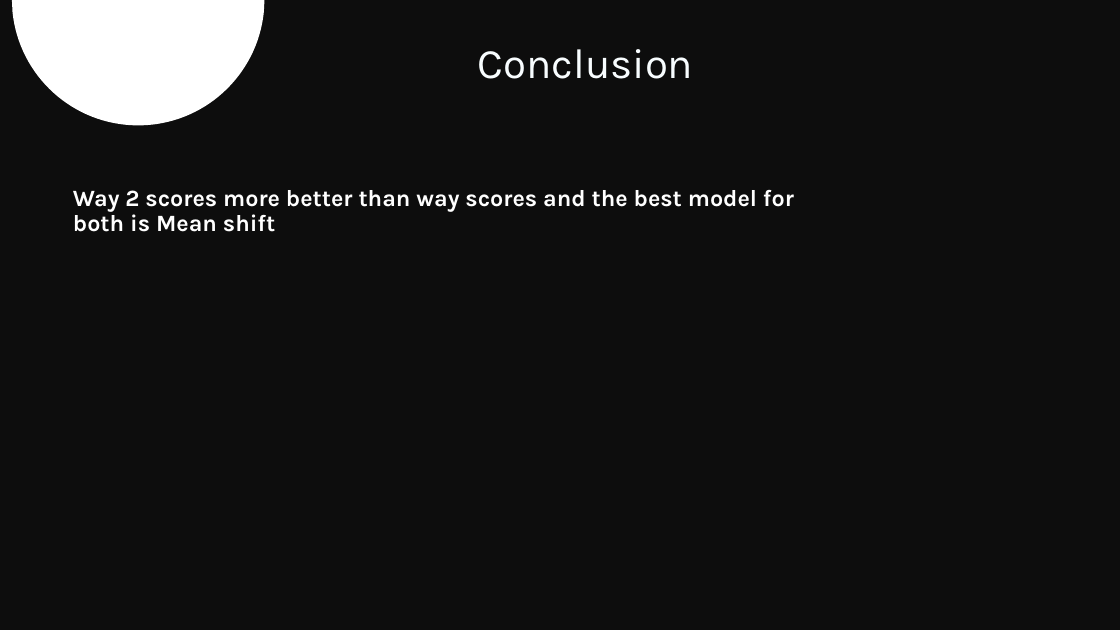
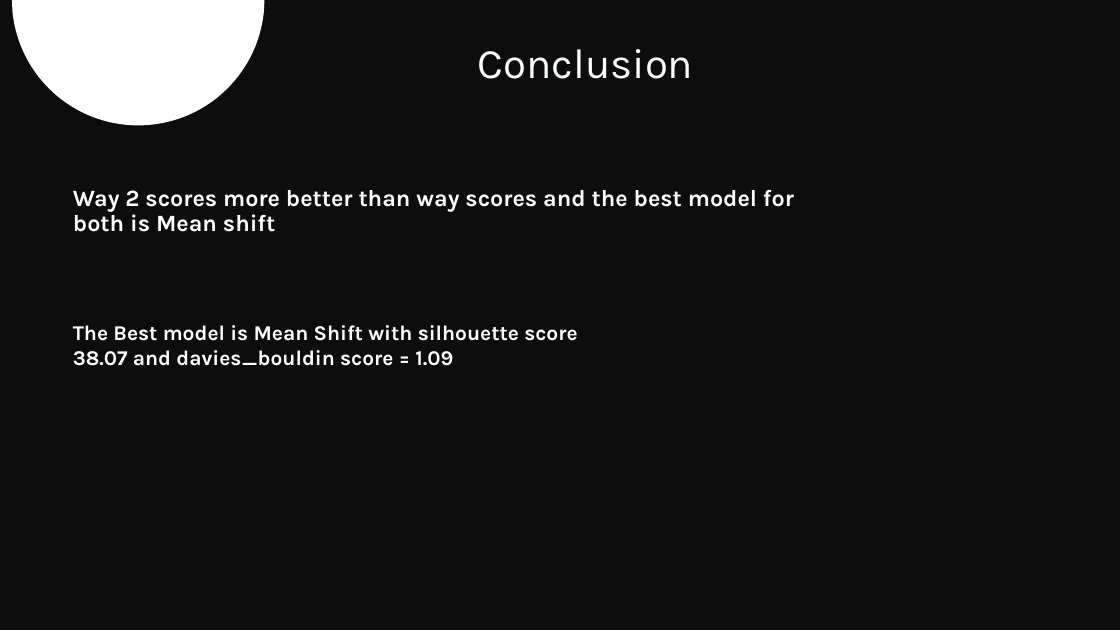
Before and after one commit to Reema-Khaseeb/clustering-credit-card-customer-segmentation, a slide deck: slide 48 of presentation/Credit Card Clustering.pptx (slide 47 before the commit). Drawn at 1120x630 pixels with LibreOffice and Linux fonts; fonts in the diff are those of the drawing. Boxes give left, top, right and bottom in pixels: in the first picture for what was removed or moved away, otherwise in the second. Text is boxed around its words. In the diff, an @@ line names an element or a change of style, - is before the commit and + after.

```diff
--- a/presentation/Credit Card Clustering.pptx
+++ b/presentation/Credit Card Clustering.pptx
@@ text added at (x1=73, y1=325, x2=577, y2=366), 18 pt, text #FFFFFF, bold @@
+The Best model is Mean Shift with silhouette score 38.07 and davies_bouldin score = 1.09
```
Also in this commit, not shown: 9 other slides changed, 15 slides added.
